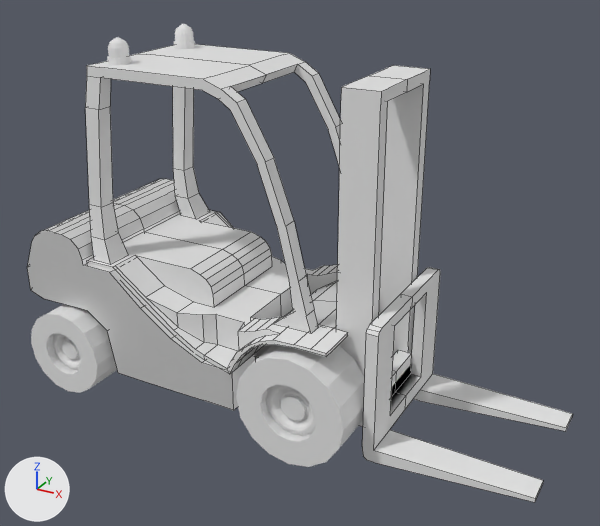
A saved change to the FBX model Project/Assets/Models/ForkLiftExport.fbx.
Camera for both pictures: a 50 mm camera at (15.0, -25.6, 18.7) aimed at (1.0, -0.2, 6.0). Lighting does not change. The marker at lower left points along +X, +Y and +Z. The picture after the commit comes second. Mesh edges are drawn as thin lines on the coarser meshes. Where no turn or scale is listed for an object, it has been applied to the vertices.

The first picture shows 'BackWheels.004', 'Body.002', 'Cabin.002', 'Cage.002', 'FrontWheels.003', 'Lift.002', 'LiftAxis.002', 'Lights'.
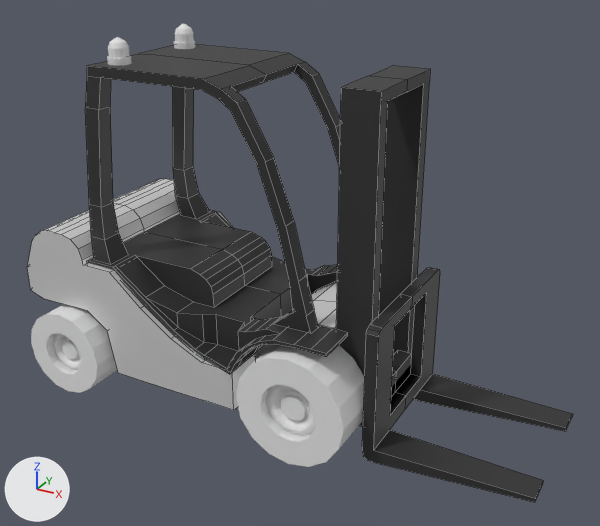
The newer file is also rescaled (x0.125) as a whole; pictures and numbers use the older file's frame.

Boxes [x1, y1, x2, y2] around the edits, measured in the pictures (600 x 526 px):
'LiftAxis.002', recoloured (white to black): [336, 65, 430, 426] in both
'Cage.002', recoloured (darker): [85, 44, 341, 333] in both
'Cabin.002', recoloured (white to black): [87, 210, 348, 374] in both
'Lift.002', recoloured (white to black): [362, 267, 573, 502] in both

The change, as a diff of the scene's bpy script:
```diff
--- a/Project/Assets/Models/ForkLiftExport.fbx.py
+++ b/Project/Assets/Models/ForkLiftExport.fbx.py
@@ mat_material_001 @@
+mat_material_001 = principled_material('Material.001')
+mat_material_001.base_color = (0.0264, 0.0264, 0.0264)  # black #2d2d2d
@@ me_cube_002 @@
 me_cube_002.from_pydata(...)  # 231 vertices, 144 faces; spans x -6.63..4.05, y -3.91..3.91, z 2.83..5.77
+me_cube_002.materials.append(mat_material_001)  # black #2d2d2d
@@ me_cube_004 @@
 me_cube_004.from_pydata(...)  # 73 vertices, 44 faces; spans x 0.31..7.02, y -2.97..2.97, z -4.37..0.93
+me_cube_004.materials.append(mat_material_001)  # black #2d2d2d
@@ me_cube_003 @@
 me_cube_003.from_pydata(...)  # 134 vertices, 76 faces; spans x -6.69..2.93, y -3.38..3.38, z 4.72..13.22
+me_cube_003.materials.append(mat_material_001)  # black #2d2d2d
@@ me_cube_005 @@
 me_cube_005.from_pydata(...)  # 74 vertices, 31 faces; spans x -0.96..0.81, y -2.1..2.1, z -3.65..8.66
+me_cube_005.materials.append(mat_material_001)  # black #2d2d2d
```
